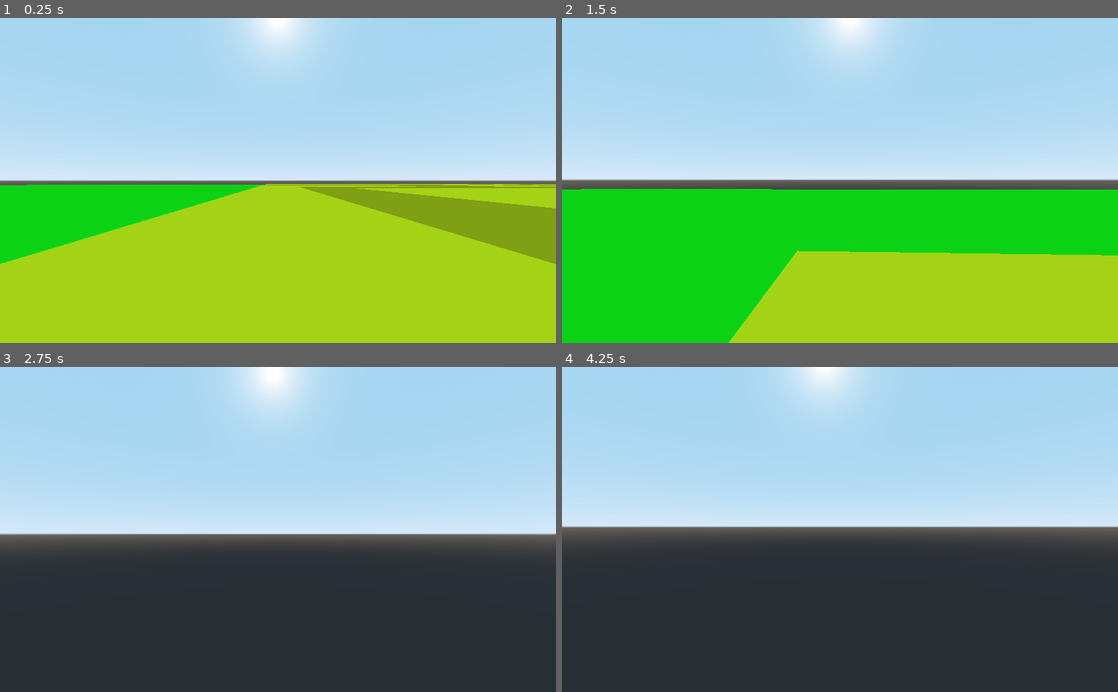
Above: before the commit, frames 1-4 (two rows, left to right).
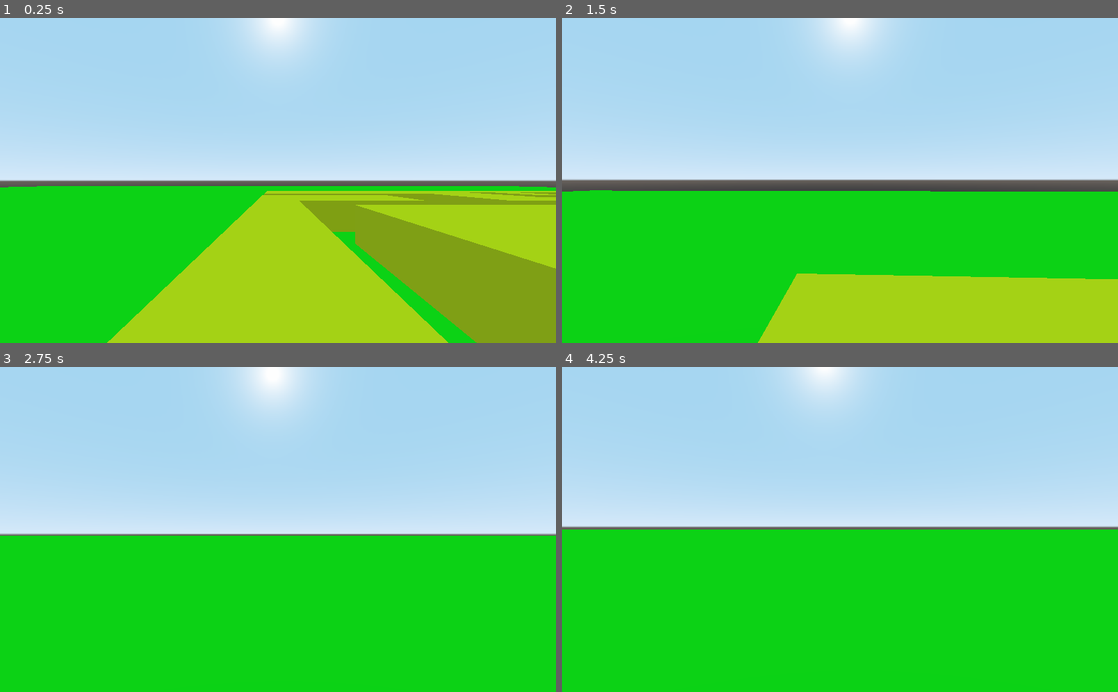
Above: after the commit, the same moments.

Repository: dktr0/NotWaitingForGodot
Game: Godot game, scene res://NotWaitingForGodot.tscn
The game is run twice, just before and just after one commit, with the same random seed, the same clock (stepped at 60 frames per second) and the same inputs.
Inputs (mouse positions are in pixels of both pictures, inside the frame that each line leads up to):
- Up to frame 1 (0.25 s): no input
- Up to frame 2 (1.5 s): tap Enter at 0.5 s; move the mouse to (867, 180) at 0.52 s; hold W (left_stick_up) from 0.53 s (still down); tap Space (a_button) at 0.6, 1.35 s; click (867, 180) at 0.67 s; move the mouse to (812, 180) at 1.27 s
- Up to frame 3 (2.75 s): keep holding W (left_stick_up); move the mouse to (289, 523) at 2.02 s; tap Space (a_button) at 2.1 s
- Up to frame 4 (4.25 s): keep holding W (left_stick_up); move the mouse to (834, 536) at 2.77 s; tap Space (a_button) at 2.85, 3.6 s; click (834, 536) at 2.92 s; move the mouse to (878, 532) at 3.52 s

The runs differ from the first frame. In frame 1, 26% of the frame differs, in the area x 0-100%, y 51-100%; in frame 2, 5.7%; in frame 3, 48%; in frame 4, 50%, in the area x 0-100%, y 50-100%.

Commit message:
adjustment to player collision shape

Diff:
--- a/NotWaitingForGodot.tscn
+++ b/NotWaitingForGodot.tscn
@@ -5,7 +5,7 @@
 [ext_resource path="res://World.gd" type="Script" id=3]
 
 [sub_resource type="BoxShape" id=1]
-extents = Vector3( 0.3, 0.3, 0.3 )
+extents = Vector3( 0.3, 0.5, 0.3 )
 
 [node name="NotWaitingForGodot" type="Spatial"]
 script = ExtResource( 1 )
@@ -22,4 +22,5 @@
 far = 1000.0
 
 [node name="CollisionShape" type="CollisionShape" parent="Player"]
+transform = Transform( 1, 0, 0, 0, 1, 0, 0, 0, 1, 0, -0.450664, 0 )
 shape = SubResource( 1 )
